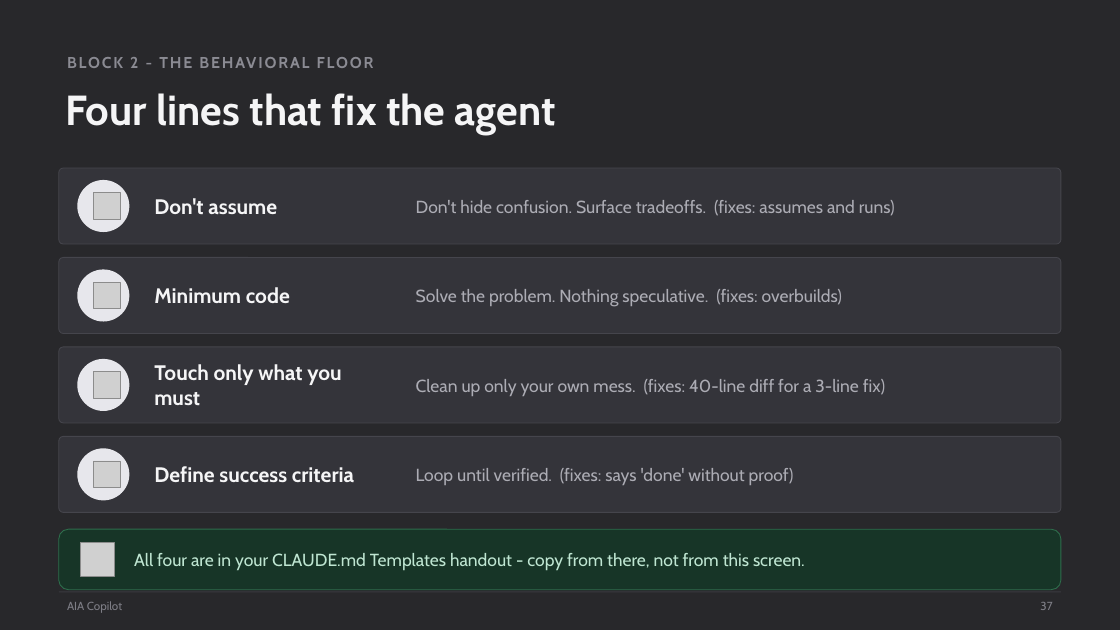
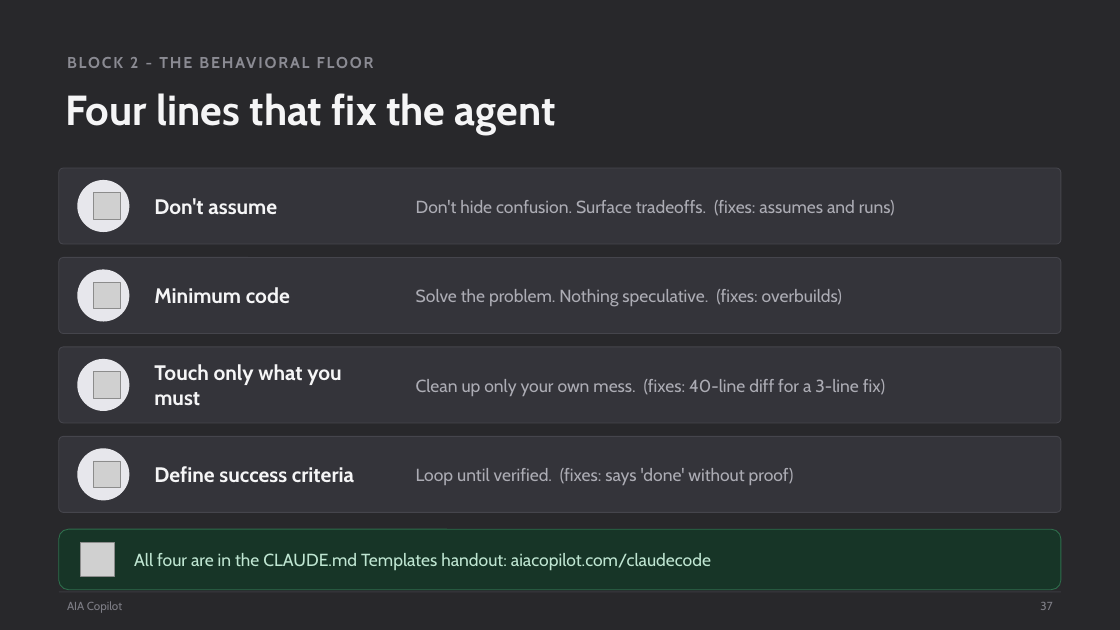
Before and after one commit to scottrhay/AIA-ClaudeCopilot, a slide deck: slide 37 of claude-code-3day/slides/Day1_Claude_Code_Fundamentals.pptx. Drawn at 1120x630 pixels with LibreOffice and Linux fonts; fonts in the diff are those of the drawing; grey boxes stand for pictures. Boxes give left, top, right and bottom in pixels: in the first picture for what was removed or moved away, otherwise in the second. Text is boxed around its words. In the diff, an @@ line names an element or a change of style, - is before the commit and + after.

Commit message:
Surface the materials URL on slides 4, 9 and 37

```diff
--- a/claude-code-3day/slides/Day1_Claude_Code_Fundamentals.pptx
+++ b/claude-code-3day/slides/Day1_Claude_Code_Fundamentals.pptx
@@ text at (134, 553, 711, 570): text changed @@
-All four are in your CLAUDE.md Templates handout - copy from there, not from this screen.
+All four are in the CLAUDE.md Templates handout: aiacopilot.com/claudecode
```
Also in this commit, not shown: 1 other slide changed.
